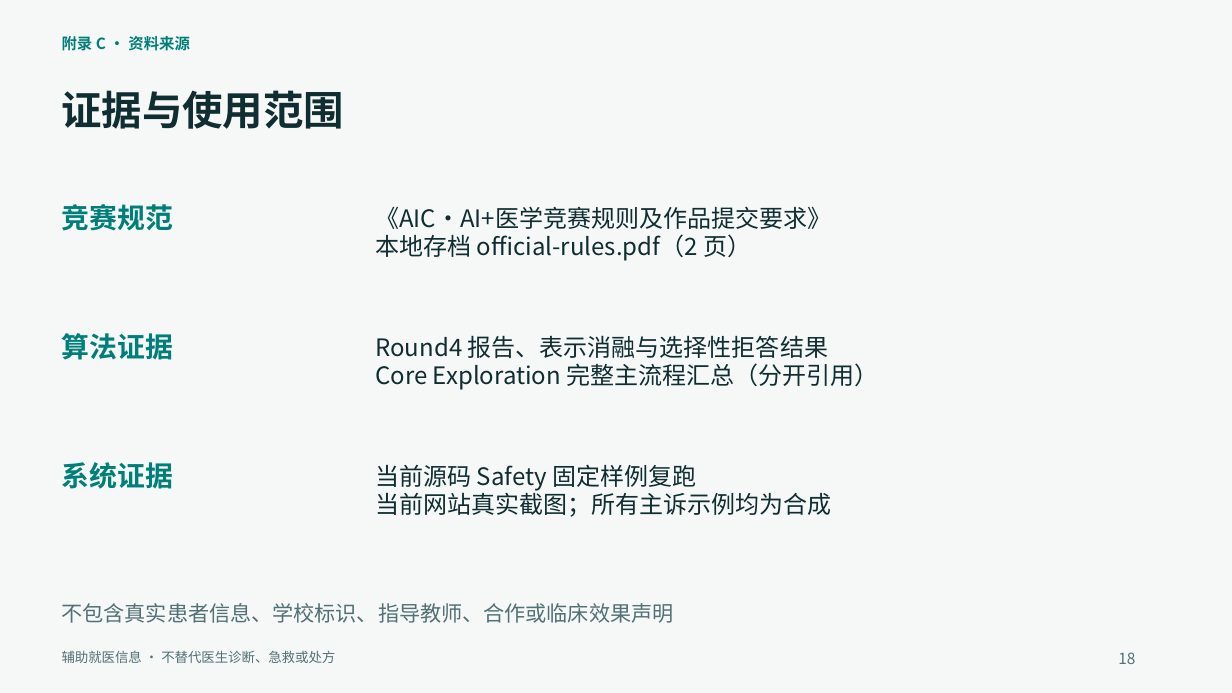
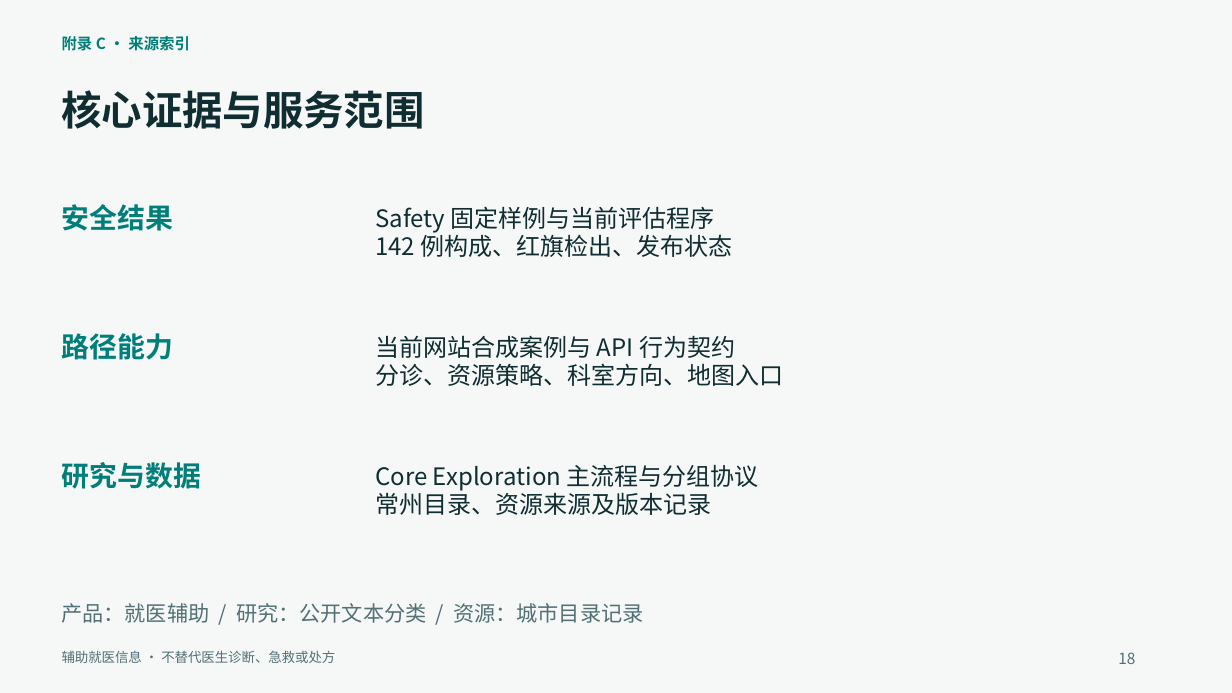
Before and after one commit to wenxvn/changyi, a slide deck: slide 18 of 参赛资料/常医智导_参赛答辩.pptx. Drawn at 1232x693 pixels with LibreOffice and Linux fonts; fonts in the diff are those of the drawing. Boxes give left, top, right and bottom in pixels: in the first picture for what was removed or moved away, otherwise in the second. Text is boxed around its words. In the diff, an @@ line names an element or a change of style, - is before the commit and + after.

Commit message:
docs: focus competition outline and deck on safety-led care paths

```diff
--- a/参赛资料/常医智导_参赛答辩.pptx
+++ b/参赛资料/常医智导_参赛答辩.pptx
@@ text at (62,33,190,53): text changed @@
-附录 C · 资料来源
+附录 C · 来源索引
@@ text at (62,90,425,129): text changed @@
-证据与使用范围
+核心证据与服务范围
@@ text at (62,204,173,231): text changed @@
-竞赛规范
+安全结果
@@ text at (375,206,733,257): text changed @@
-《AIC·AI+医学竞赛规则及作品提交要求》
-本地存档 official-rules.pdf（2 页）
+Safety 固定样例与当前评估程序
+142 例构成、红旗检出、发布状态
@@ text at (62,333,173,360): text changed @@
-算法证据
+路径能力
@@ text at (375,335,783,386): text changed @@
-Round4 报告、表示消融与选择性拒答结果
-Core Exploration 完整主流程汇总（分开引用）
+当前网站合成案例与 API 行为契约
+分诊、资源策略、科室方向、地图入口
@@ text at (62,462,201,489): text changed @@
-系统证据
+研究与数据
@@ text at (375,465,759,515): text changed @@
-当前源码 Safety 固定样例复跑
-当前网站真实截图；所有主诉示例均为合成
+Core Exploration 主流程与分组协议
+常州目录、资源来源及版本记录
@@ text at (62,603,644,623): text changed @@
-不包含真实患者信息、学校标识、指导教师、合作或临床效果声明
+产品：就医辅助 / 研究：公开文本分类 / 资源：城市目录记录
```
Also in this commit, not shown: 12 other slides changed, 5 slides added, 5 slides removed, 6 other files.
